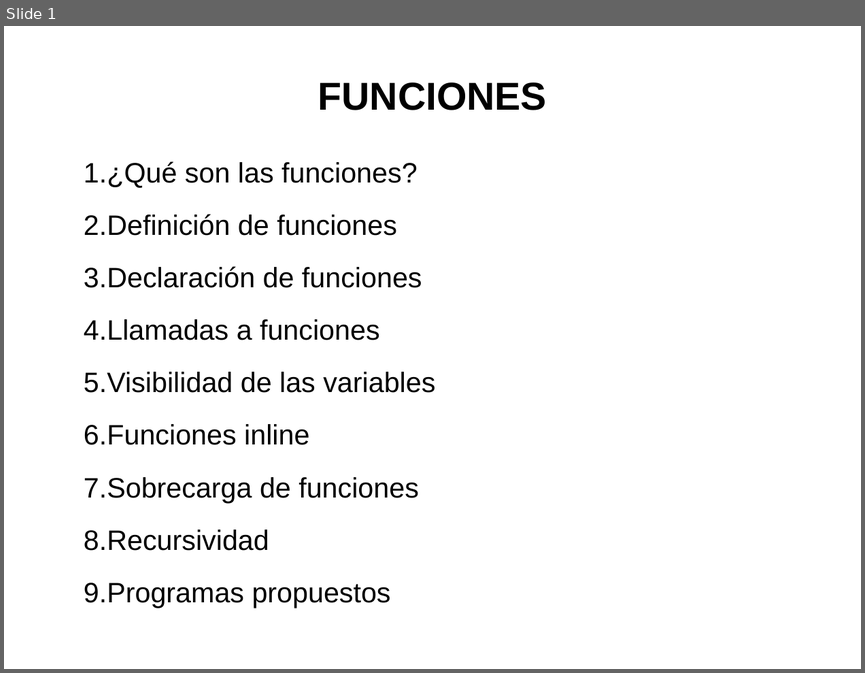
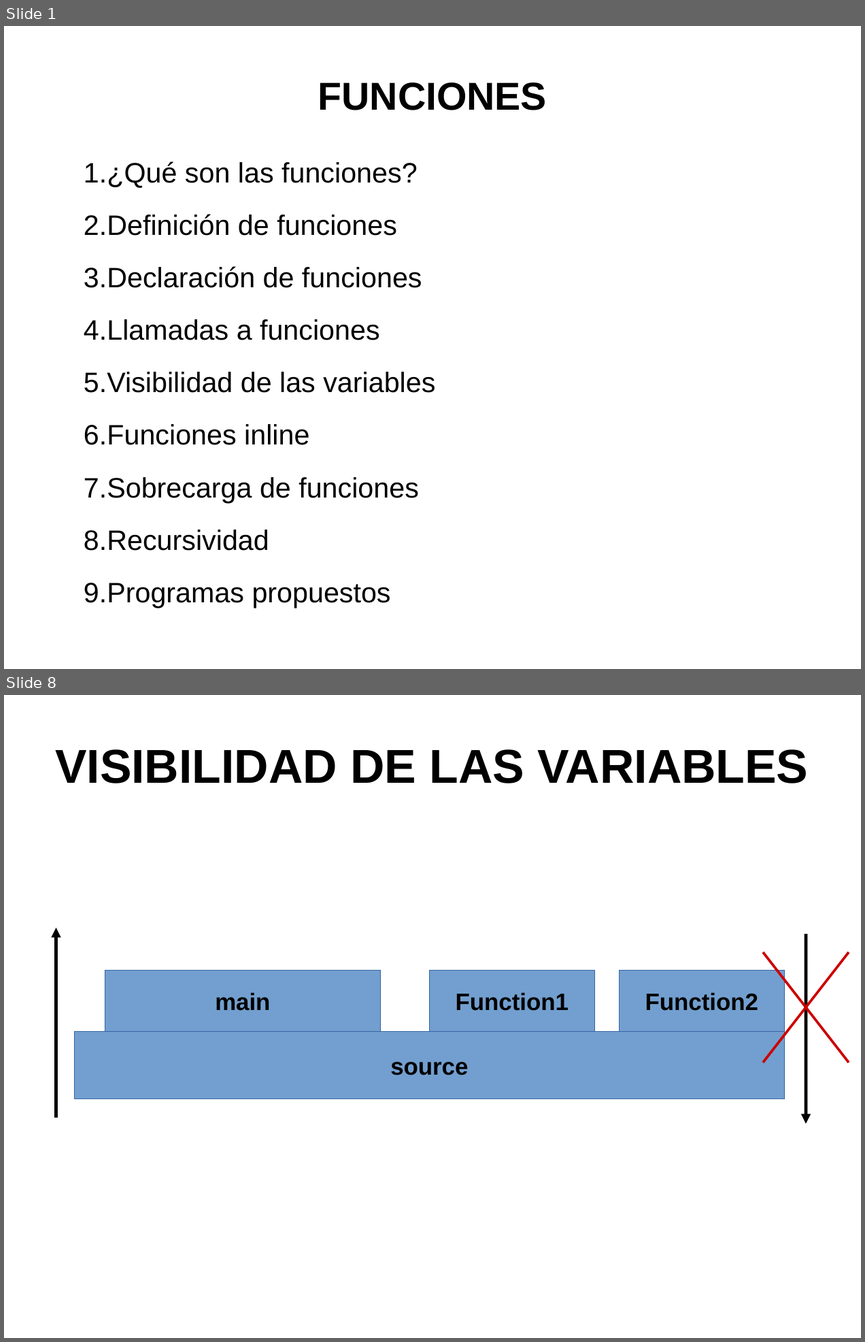
Before and after one commit to trivi/Introduccion-C-EFE-Oct, a slide deck: 07.Funciones, recursividad y sobrecarga/07.Funciones, recursividad y sobrecarga.odp. Shown one above the other, each under a label of ours: slide 1 before the commit, slides 1 and 8 after it; the slides between them are not shown. The pictures are 865x673 and 865x1342 pixels, drawn with LibreOffice and Linux fonts; fonts in the diff are those of the drawing. Boxes give left, top, right and bottom in pixels: in the first picture for what was removed or moved away, otherwise in the second. Text is boxed around its words. In the diff, an @@ line names an element or a change of style, - is before the commit and + after.

```diff
--- a/07.Funciones, recursividad y sobrecarga/07.Funciones, recursividad y sobrecarga.odp
+++ b/07.Funciones, recursividad y sobrecarga/07.Funciones, recursividad y sobrecarga.odp
@@ slide 8 added at (4,695,861,1338), background #FFFFFF @@
@@ title added at (55,749,808,783), 44 pt, text #000000, bold @@
+VISIBILIDAD DE LAS VARIABLES
@@ arrow added from (56, 1117) to (56, 928), #000000 3 pt @@
@@ arrow added from (806, 934) to (806, 1123), #000000 3 pt @@
@@ line added from (763, 952) to (849, 1062), #CC0000 2.3 pt @@
@@ line added from (763, 1062) to (849, 952), #CC0000 2.3 pt @@
@@ rectangle added at (105,970,380,1032), fill #729FCF, outline #3465A4 0 pt, 22 pt, text #000000, bold @@
+main
@@ rectangle added at (429,970,595,1032), fill #729FCF, outline #3465A4 0 pt, 22 pt, text #000000, bold @@
+Function1
@@ rectangle added at (619,970,785,1032), fill #729FCF, outline #3465A4 0 pt, 22 pt, text #000000, bold @@
+Function2
@@ rectangle added at (75,1032,785,1100), fill #729FCF, outline #3465A4 0 pt, 22 pt, text #000000, bold @@
+source
```
Also in this commit, not shown: 12 slides changed, 2 other files.
